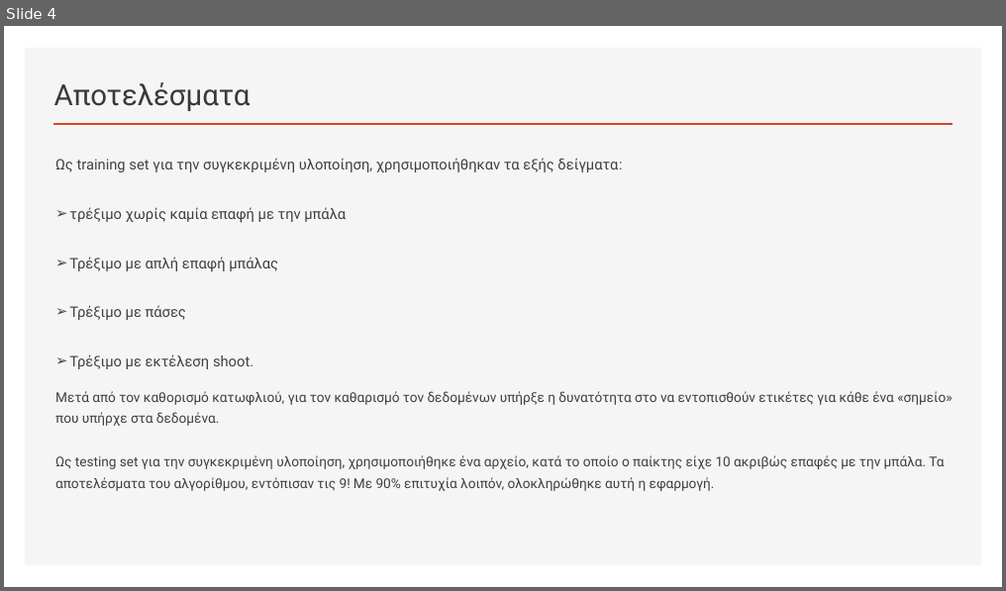
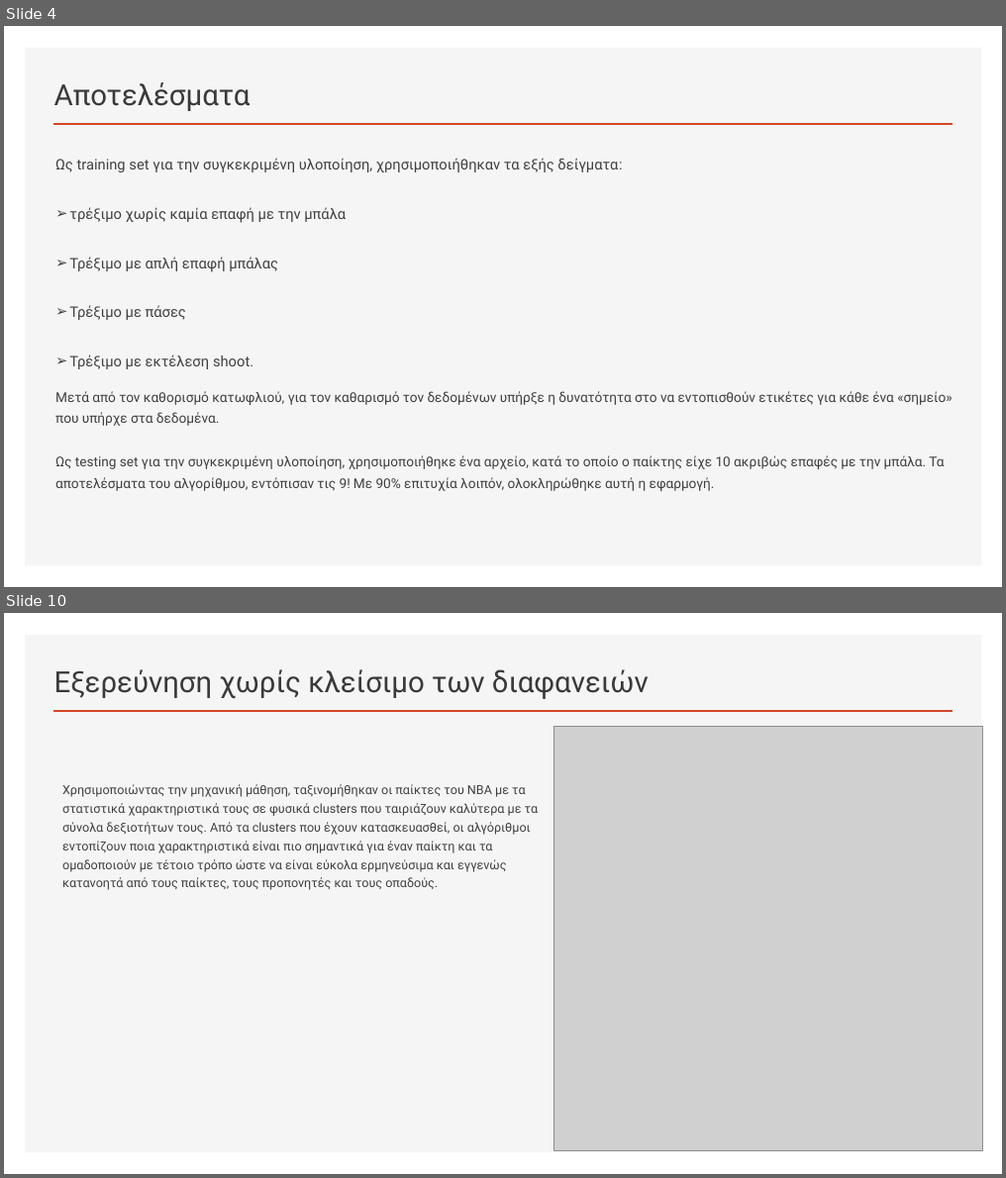
Before and after one commit to nikosbampis/Machine-Learning, a slide deck: machine-learning-12-13.pptx. Shown one above the other, each under a label of ours: slide 4 before the commit, slides 4 and 10 after it; the slides between them are not shown. The pictures are 1006x591 and 1006x1178 pixels, drawn with LibreOffice and Linux fonts; fonts in the diff are those of the drawing; grey boxes stand for pictures. Boxes give left, top, right and bottom in pixels: in the first picture for what was removed or moved away, otherwise in the second. Text is boxed around its words. In the diff, an @@ line names an element or a change of style, - is before the commit and + after.

```diff
--- a/machine-learning-12-13.pptx
+++ b/machine-learning-12-13.pptx
@@ slide 10 added at [4,613,1002,1174], background #FFFFFF; not listed: 2 template elements that a slide beside it also shows @@
@@ title added at [54,669,648,699], 28 pt, text #3B3838 @@
+Εξερεύνηση χωρίς κλείσιμο των διαφανειών
@@ picture added at [554,726,983,1152] @@
@@ text added at [62,784,539,890], 12 pt, text #404040 @@
+Χρησιμοποιώντας την μηχανική μάθηση, ταξινομήθηκαν οι παίκτες του NBA με τα στατιστικά χαρακτηριστικά τους σε φυσικά clusters που ταιριάζουν καλύτερα με τα σύνολα δεξιοτήτων τους. Από τα clusters που έχουν κατασκευασθεί, οι αλγόριθμοι εντοπίζουν ποια χαρακτηριστικά είναι πιο σημαντικά για έναν παίκτη και τα ομαδοποιούν με τέτοιο τρόπο ώστε να είναι εύκολα ερμηνεύσιμα και εγγενώς κατανοητά από τους παίκτες, τους προπονητές και τους οπαδούς.
```
Also in this commit, not shown: 4 slides changed, 3 other slides added, 5 slides removed.
